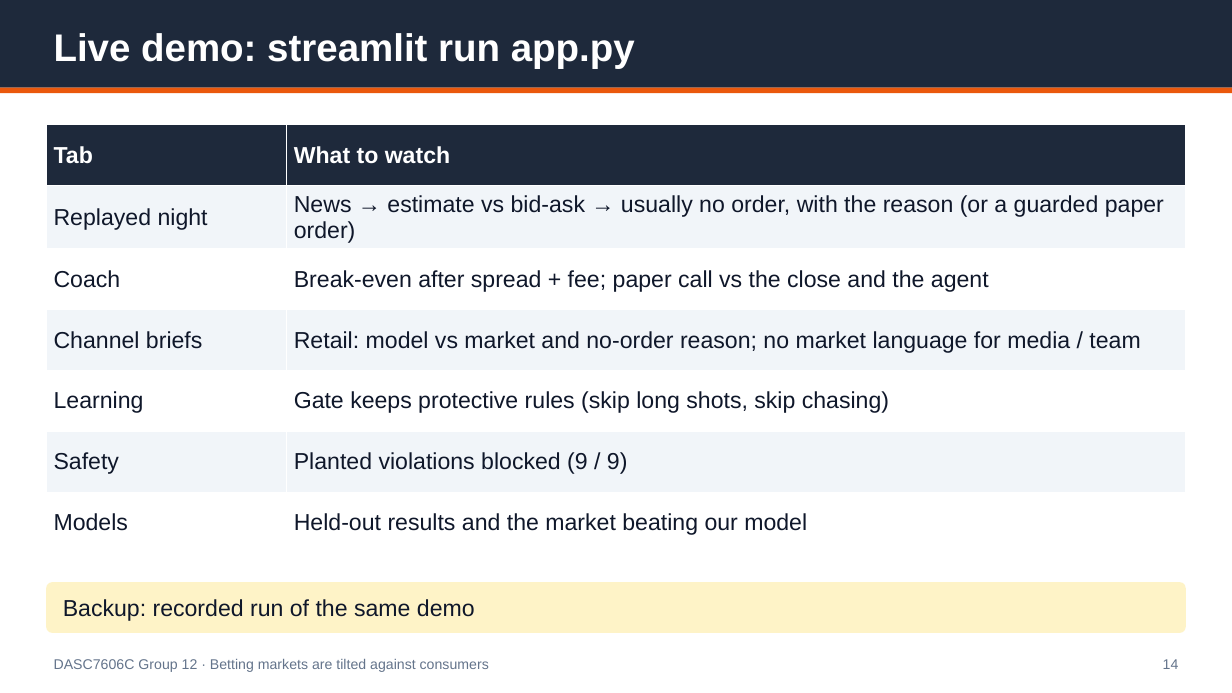
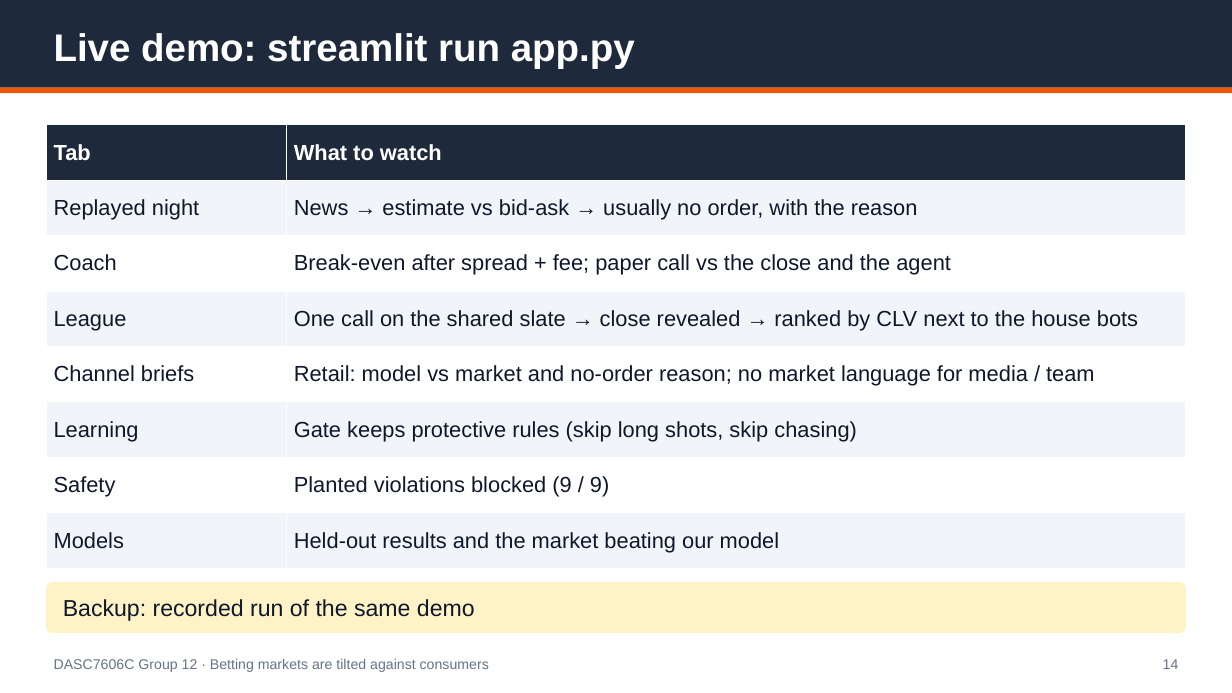
Before and after one commit to Michaelyzr/nba-agent, a slide deck: slide 14 of presentation/nba_agent_deck.pptx. Drawn at 1232x693 pixels with LibreOffice and Linux fonts; fonts in the diff are those of the drawing. Boxes give left, top, right and bottom in pixels: in the first picture for what was removed or moved away, otherwise in the second. Text is boxed around its words. In the diff, an @@ line names an element or a change of style, - is before the commit and + after.

```diff
--- a/presentation/nba_agent_deck.pptx
+++ b/presentation/nba_agent_deck.pptx
@@ table at [46, 125, 1186, 568] @@
-row 2, column 2: News → estimate vs bid-ask → usually no order, with the reason (or a guarded paper order)
+row 2, column 2: News → estimate vs bid-ask → usually no order, with the reason
+row 4: League | One call on the shared slate → close revealed → ranked by CLV next to the house bots
```
Also in this commit, not shown: 10 other slides changed, 1 slide added, 1 slide removed, 8 other files.
